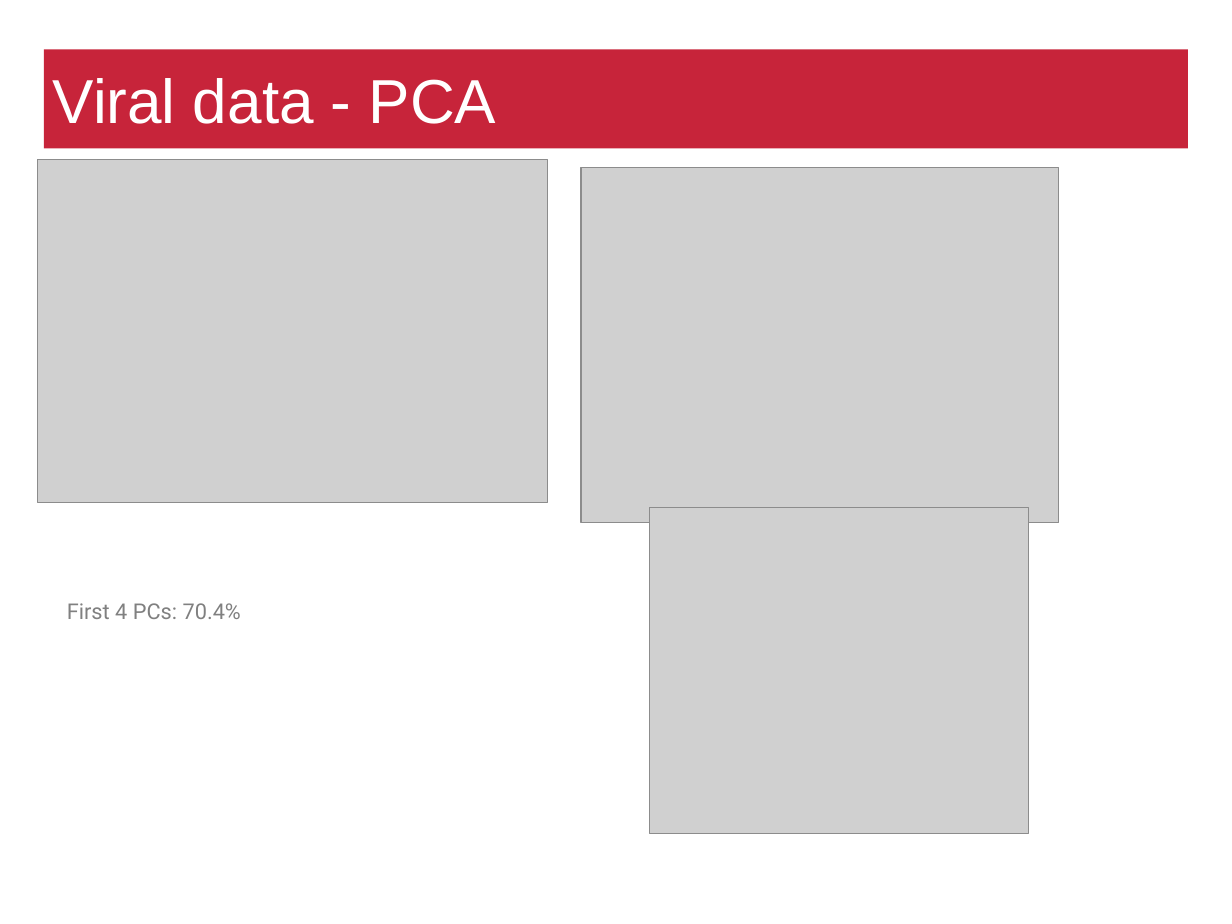
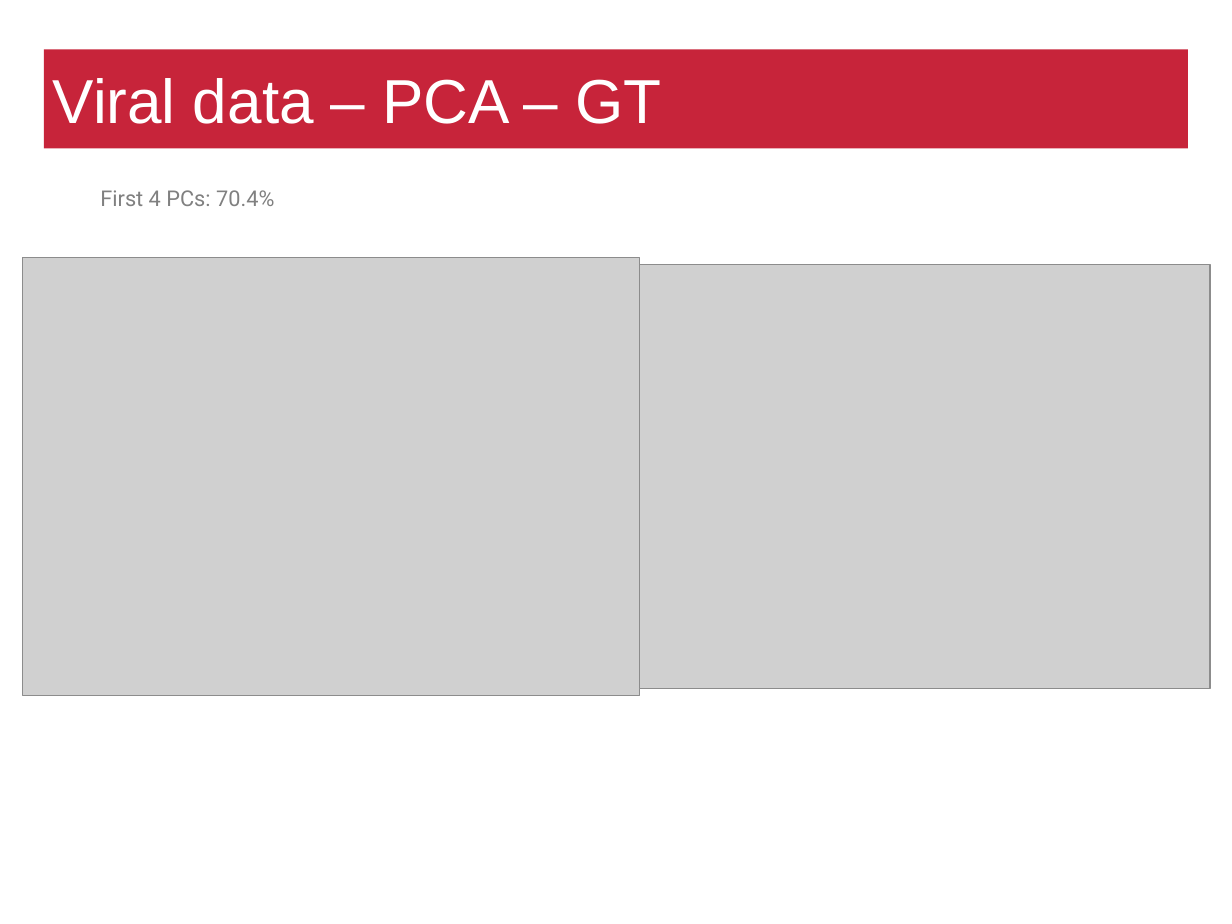
Before and after one commit to matthiaszeller/HBV, a slide deck: slide 11 of Presentation.odp (slide 13 before the commit). Drawn at 1232x924 pixels with LibreOffice and Linux fonts; fonts in the diff are those of the drawing; grey boxes stand for pictures; background and template pictures are left out. Boxes give left, top, right and bottom in pixels: in the first picture for what was removed or moved away, otherwise in the second. Text is boxed around its words. In the diff, an @@ line names an element or a change of style, - is before the commit and + after.

Commit message:
update

```diff
--- a/Presentation.odp
+++ b/Presentation.odp
@@ title at (53, 78, 662, 124): text changed @@
-Viral data - PCA
+Viral data – PCA – GT
@@ text "First 4 PCs: 70.4%": place and size @@
-text "First 4 PCs: 70.4%" at (67, 603, 241, 619)
+text "First 4 PCs: 70.4%" at (100, 190, 274, 206)
@@ picture: place and size @@
-picture at (38, 160, 548, 503)
+picture at (23, 257, 641, 695)
@@ picture: place and size @@
-picture at (581, 168, 1059, 523)
+picture at (639, 264, 1211, 689)
@@ picture removed at (650, 508, 1029, 834) @@
```
Also in this commit, not shown: 8 other slides changed, 9 slides added, 2 slides removed.
